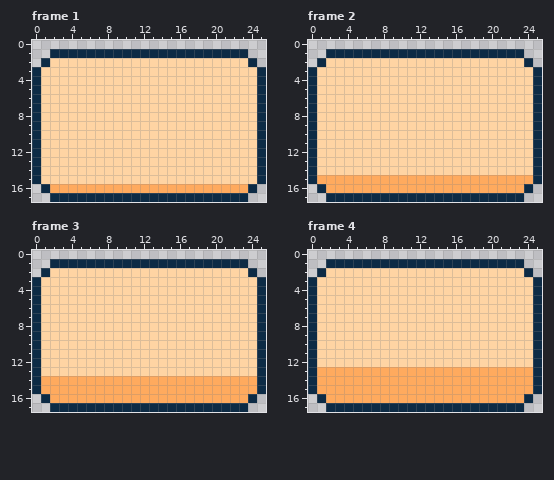
Edited in one commit: pixel-art file (Assets/Sprites/button_press_anim.aseprite). This is how it looked before the edit.
26x18 pixels, 15 frames. Shown: frame 1, frame 2, frame 3, frame 4. The commit also changed other frames, which this record leaves out.
The result:
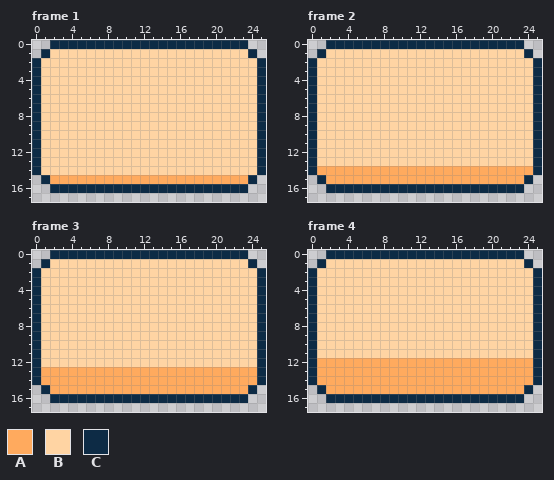
Palette (. is transparent): A #ffaa5e  B #ffd4a3  C #0d2b45
Message: use generic button assets and specific button icons
The edit:
{"where": "frame 1"}
{"frame":1,"y":0,"x":2,"old":"......................","new":"CCCCCCCCCCCCCCCCCCCCCC"}
{"frame":1,"y":1,"x":1,"old":".CCCCCCCCCCCCCCCCCCCCCC.","new":"CBBBBBBBBBBBBBBBBBBBBBBC"}
{"frame":1,"y":2,"x":0,"old":".C","new":"CB"}
{"frame":1,"y":2,"x":24,"old":"C.","new":"BC"}
{"frame":1,"y":15,"x":0,"old":"CBBBBBBBBBBBBBBBBBBBBBBBBC","new":".CAAAAAAAAAAAAAAAAAAAAAAC."}
{"frame":1,"y":16,"x":1,"old":"CAAAAAAAAAAAAAAAAAAAAAAC","new":".CCCCCCCCCCCCCCCCCCCCCC."}
{"frame":1,"y":17,"x":2,"old":"CCCCCCCCCCCCCCCCCCCCCC","new":"......................"}
{"where": "frame 2"}
{"frame":2,"y":0,"x":2,"old":"......................","new":"CCCCCCCCCCCCCCCCCCCCCC"}
{"frame":2,"y":1,"x":1,"old":".CCCCCCCCCCCCCCCCCCCCCC.","new":"CBBBBBBBBBBBBBBBBBBBBBBC"}
{"frame":2,"y":2,"x":0,"old":".C","new":"CB"}
{"frame":2,"y":2,"x":24,"old":"C.","new":"BC"}
{"frame":2,"y":14,"x":1,"old":"BBBBBBBBBBBBBBBBBBBBBBBB","new":"AAAAAAAAAAAAAAAAAAAAAAAA"}
{"frame":2,"y":15,"x":0,"old":"CA","new":".C"}
{"frame":2,"y":15,"x":24,"old":"AC","new":"C."}
{"frame":2,"y":16,"x":1,"old":"CAAAAAAAAAAAAAAAAAAAAAAC","new":".CCCCCCCCCCCCCCCCCCCCCC."}
{"frame":2,"y":17,"x":2,"old":"CCCCCCCCCCCCCCCCCCCCCC","new":"......................"}
{"where": "frame 3"}
{"frame":3,"y":0,"x":2,"old":"......................","new":"CCCCCCCCCCCCCCCCCCCCCC"}
{"frame":3,"y":1,"x":1,"old":".CCCCCCCCCCCCCCCCCCCCCC.","new":"CBBBBBBBBBBBBBBBBBBBBBBC"}
{"frame":3,"y":2,"x":0,"old":".C","new":"CB"}
{"frame":3,"y":2,"x":24,"old":"C.","new":"BC"}
{"frame":3,"y":13,"x":1,"old":"BBBBBBBBBBBBBBBBBBBBBBBB","new":"AAAAAAAAAAAAAAAAAAAAAAAA"}
{"frame":3,"y":15,"x":0,"old":"CA","new":".C"}
{"frame":3,"y":15,"x":24,"old":"AC","new":"C."}
{"frame":3,"y":16,"x":1,"old":"CAAAAAAAAAAAAAAAAAAAAAAC","new":".CCCCCCCCCCCCCCCCCCCCCC."}
{"frame":3,"y":17,"x":2,"old":"CCCCCCCCCCCCCCCCCCCCCC","new":"......................"}
{"where": "frame 4"}
{"frame":4,"y":0,"x":2,"old":"......................","new":"CCCCCCCCCCCCCCCCCCCCCC"}
{"frame":4,"y":1,"x":1,"old":".CCCCCCCCCCCCCCCCCCCCCC.","new":"CBBBBBBBBBBBBBBBBBBBBBBC"}
{"frame":4,"y":2,"x":0,"old":".C","new":"CB"}
{"frame":4,"y":2,"x":24,"old":"C.","new":"BC"}
{"frame":4,"y":12,"x":1,"old":"BBBBBBBBBBBBBBBBBBBBBBBB","new":"AAAAAAAAAAAAAAAAAAAAAAAA"}
{"frame":4,"y":15,"x":0,"old":"CA","new":".C"}
{"frame":4,"y":15,"x":24,"old":"AC","new":"C."}
{"frame":4,"y":16,"x":1,"old":"CAAAAAAAAAAAAAAAAAAAAAAC","new":".CCCCCCCCCCCCCCCCCCCCCC."}
{"frame":4,"y":17,"x":2,"old":"CCCCCCCCCCCCCCCCCCCCCC","new":"......................"}
{"label":"changed","picture_box":[32,40,266,67]}
{"label":"changed","picture_box":[32,175,266,202]}
{"label":"changed","picture_box":[308,40,542,67]}
{"label":"changed","picture_box":[308,166,542,202]}
{"label":"changed","picture_box":[32,250,266,277]}
{"label":"changed","picture_box":[32,367,266,412]}
{"label":"changed","picture_box":[308,250,542,277]}
{"label":"changed","picture_box":[308,358,542,412]}
